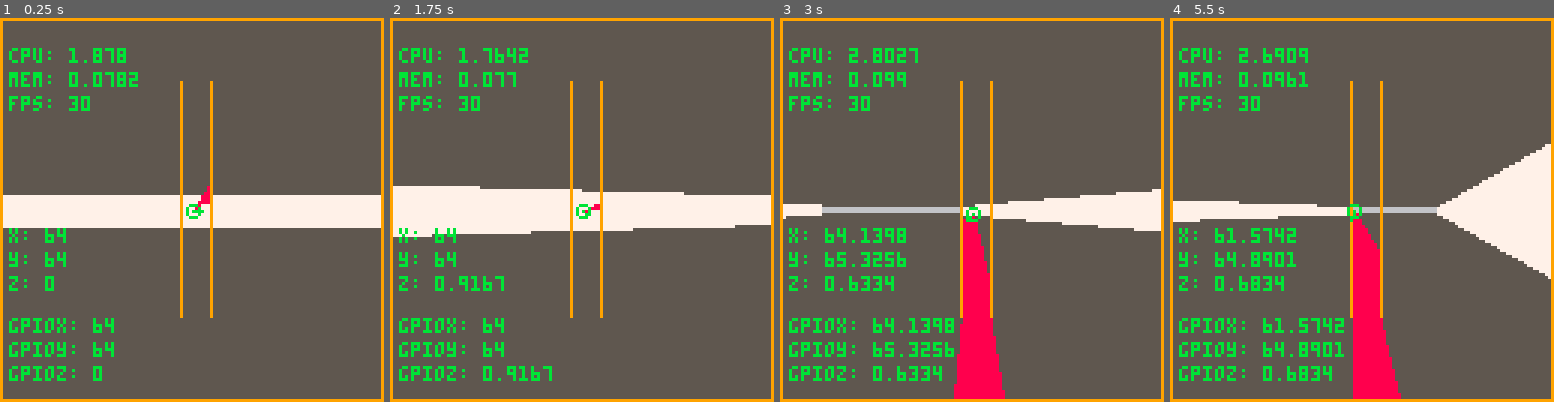
Above: before the commit, frames 1-4 (left to right).
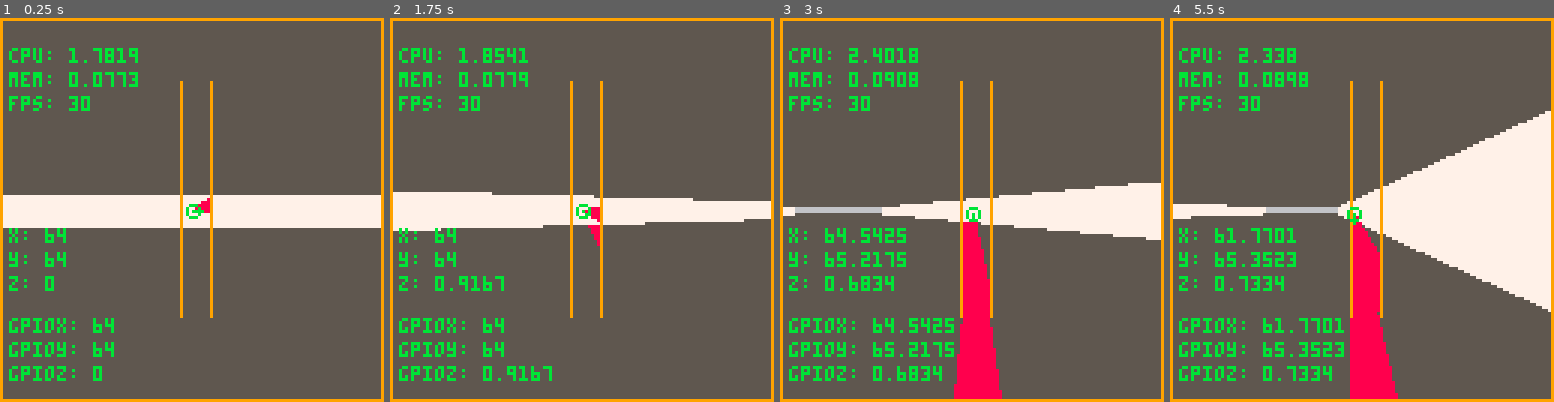
Above: after the commit, the same moments.

Repository: phearbot/pico8-raycasting
Game: PICO-8 cartridge dom.p8
Same seed, same stepped clock (60 frames per second), same inputs: the game is played once before the commit and once after it.
Inputs:
- Up to frame 1 (0.25 s): no input
- Up to frame 2 (1.75 s): hold Right from 1.6 s (still down)
- Up to frame 3 (3 s): release Right at 2.1 s; hold Up 2.15-2.42 s; hold Right from 2.47 s (still down)
- Up to frame 4 (5.5 s): release Right at 3.03 s; hold Left 3.08-3.58 s; hold Down 3.63-3.97 s; hold Right 4.02-4.68 s; hold Up 4.73-5.03 s; hold Left from 5.08 s (still down)

The runs differ from the first frame. In frame 1, 0.4% of the frame differs, in the area x 24-55%, y 7-51%; in frame 2, 3.1%; in frame 3, 3.8%; in frame 4, 12%, in the area x 0-100%, y 7-100%.

Commit message:
And like that, the calamity was over
I had some bad math and simplified an equation in a way that wasn't possible. 

2 * x / 127 != 2 * x / 128 - 1

Diff:
--- a/dom.p8
+++ b/dom.p8
@@ -184,7 +184,7 @@
  local plane_y = sin(player.z + 0.25) * fovsize
 
  for column=0,127 do -- 127 because lua includes the last number
-  local camera_x = 2 * column / 127
+  local camera_x = 2 * column / 128 - 1
   local ray_dir_x = dir_x + plane_x * camera_x
   local ray_dir_y = dir_y + plane_y * camera_x
 
